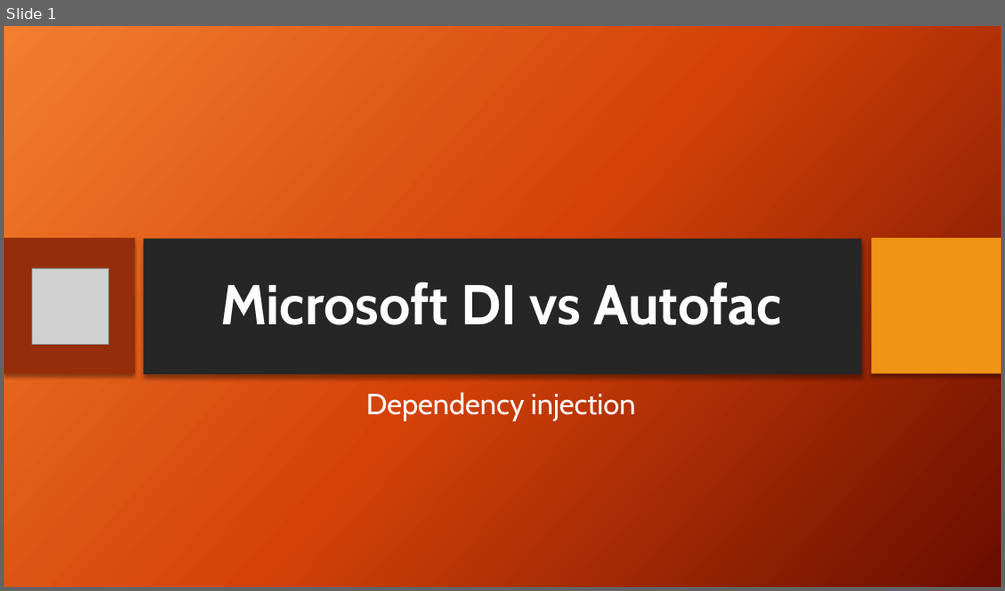
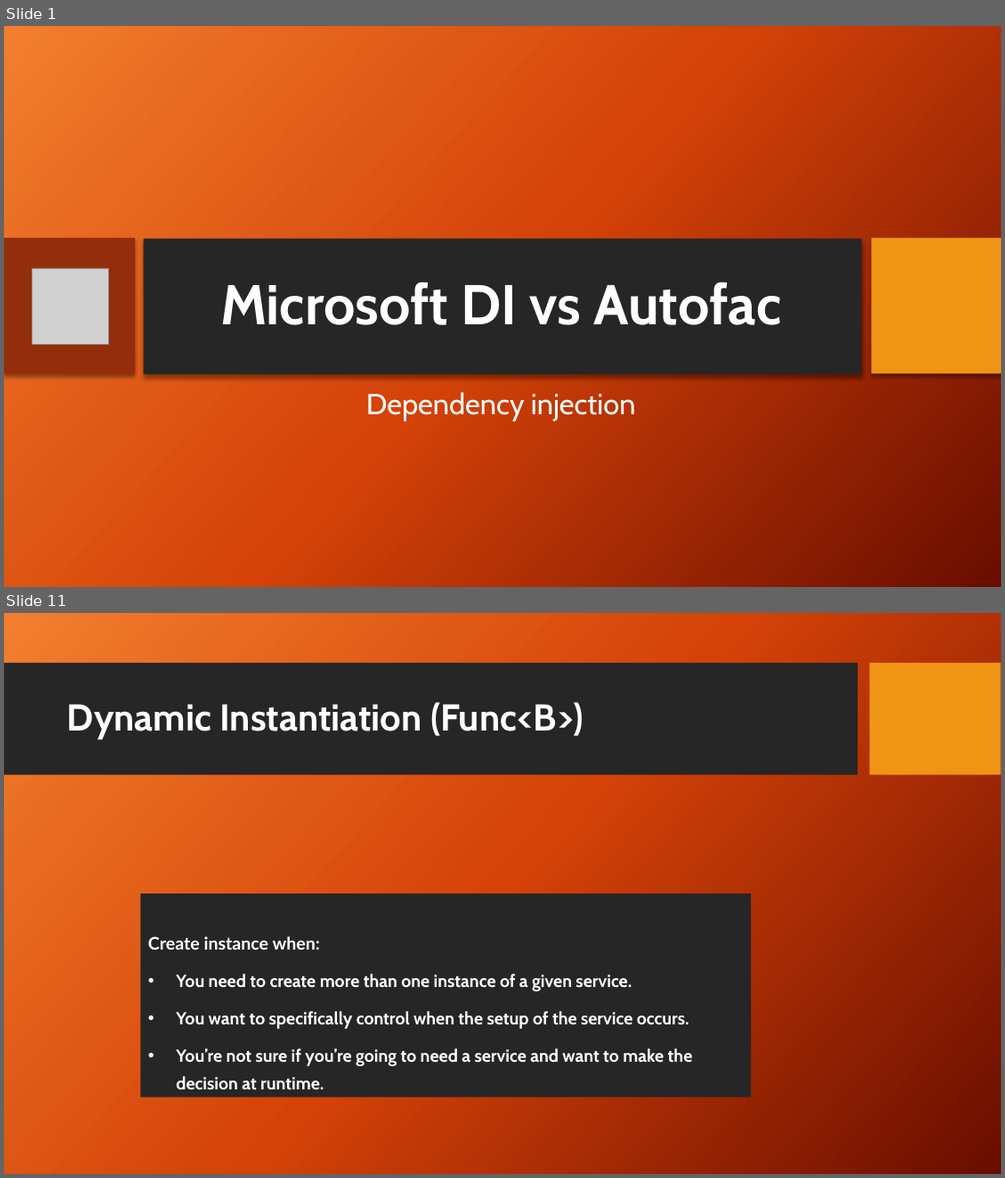
Before and after one commit to mohashan/MicrosoftDI_vs_Autofac, a slide deck: Microsoft DI vs Autofac.pptx. Shown one above the other, each under a label of ours: slide 1 before the commit, slides 1 and 11 after it; the slides between them are not shown. The pictures are 1005x591 and 1005x1178 pixels, drawn with LibreOffice and Linux fonts; fonts in the diff are those of the drawing; grey boxes stand for pictures; background and template pictures are left out. Boxes give left, top, right and bottom in pixels: in the first picture for what was removed or moved away, otherwise in the second. Text is boxed around its words. In the diff, an @@ line names an element or a change of style, - is before the commit and + after.

```diff
--- a/Microsoft DI vs Autofac.pptx
+++ b/Microsoft DI vs Autofac.pptx
@@ slide 11 added at bbox=[4, 613, 1001, 1174], background picture (left out) @@
@@ rectangle added at bbox=[4, 663, 858, 775], fill #262626 @@
@@ rectangle added at bbox=[870, 663, 1001, 775], fill #F09415 @@
@@ title added at bbox=[67, 702, 583, 739], 36 pt, text #FFFFFF, bold @@
+Dynamic Instantiation (Func<B>)
@@ text added at bbox=[141, 893, 751, 1097], fill #262626, 16.8 pt, text #FFFFFF, bold @@
+Create instance when:
+• You need to create more than one instance of a given service.
+• You want to specifically control when the setup of the service occurs.
+• You’re not sure if you’re going to need a service and want to make the decision at runtime.
```
Also in this commit, not shown: 2 slides changed, 10 other slides added, 10 slides removed, 3 other files.
